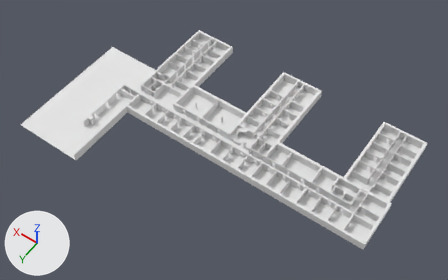
One commit to the Blender file Assets/Models/oett_2_for_unity.blend: the scene before it, then after it.
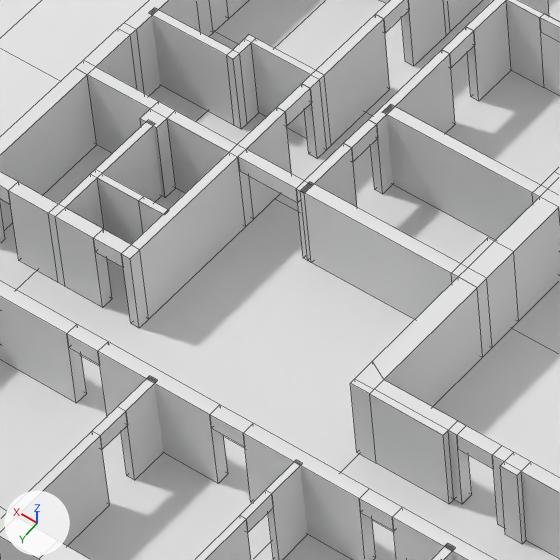
The first picture shows the older version from a 50 mm camera at (-149.8, 86.4, 132.7) aimed at (-89.6, 2.2, 0.3). The close-ups show both versions on the part from 32% to 43% of the width and 25% to 42% of the height of that picture; other places that the commit changed are outside them. Every picture has the same lights, and +X, +Y and +Z are marked at lower left. The close-ups show mesh edges as thin lines.

The older version as bpy lines, for what is in view:
```python
me_plane = bpy.data.meshes.new('Plane')
me_plane.from_pydata(...)  # 49 vertices, 31 faces; spans x -19.0..131.0, y -1.0..90.0, z 0.0
me_plane.materials.append(mat_floormaterial)  # white #e7e7e7
me_plane_000 = bpy.data.meshes.new('Plane.000')
me_plane_000.from_pydata(...)  # 788 vertices, 574 faces; spans x -209.6..-88.5, y -40.2..26.7, z 2.8..3.6
me_plane_000.materials.append(mat_wallmaterial)  # white #e7e7e7
me_plane_001 = bpy.data.meshes.new('Plane.001')
me_plane_001.from_pydata(...)  # 2966 vertices, 2791 faces; spans x -182.0..200.0, y -1.0..90.0, z 0.0..4.0
me_plane_001.materials.append(mat_wallmaterial)  # white #e7e7e7
ob_door_tops = bpy.data.objects.new('Door_Tops', me_plane_000)
ob_door_tops.location = (0.01, 0.01, 0.22)
ob_door_tops.scale = (0.628, 0.628, 0.628)
ob_floor = bpy.data.objects.new('Floor', me_plane)
ob_floor.location = (-123.0, -26.12, 0.0)
ob_floor.scale = (0.628, 0.628, 0.628)
ob_walls = bpy.data.objects.new('Walls', me_plane_001)
ob_walls.location = (-97.52, -26.04, 0.22)
ob_walls.scale = (0.209, 0.628, 0.628)
```
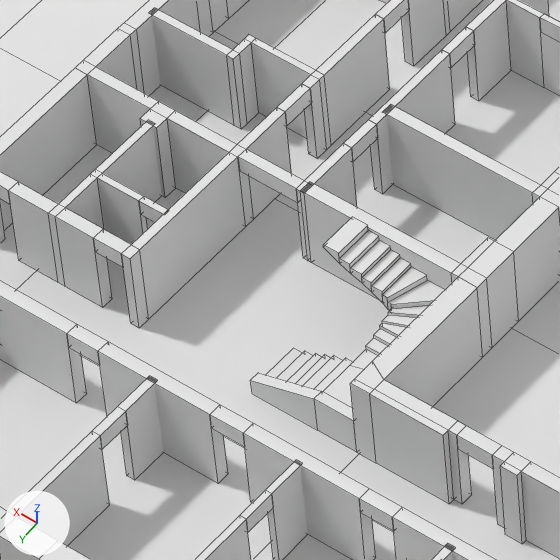
The change, as a list of edits to the scene's bpy script:
```text
Change me_plane_001:
    used by ob_walls; location = (-97.52, -26.04, 0.22); scale = (0.209, 0.628, 0.628)
    remove me_plane_001.from_pydata(...)  # 2966 vertices, 2791 faces; spans x -182.0..200.0, y -1.0..90.0, z 0.0..4.0
    add me_plane_001.from_pydata(...)  # 2970 vertices, 2794 faces; spans x -182.0..200.0, y -1.0..90.0, z 0.0..4.0
    me_plane_001 part 1
    3 faces are deleted
    4 vertices are added at (158.0, 41.0, 3.0), (158.0, 41.0, 3.0), (161.0, 41.0, 3.0), (161.0, 41.0, 3.0)
    6 new faces join them
Add me_plane_007:
    me_plane_007.from_pydata(...)  # 134 vertices, 130 faces; spans x -71.54..-68.31, y -2.92..1.25, z 0.0..2.58
    me_plane_007.materials.append(mat_wallmaterial)  # white #e7e7e7
Add ob_stairs_2:
    ob_stairs_2 = bpy.data.objects.new('Stairs_2', me_plane_007)
    ob_stairs_2.location = (0.0, 0.0, 0.0)
```

What differs and where, as boxes [x1, y1, x2, y2] in the close-ups (560 x 560 px):
'Stairs_2', added
    after: [250, 217, 444, 452]
part 1 of me_plane_001, built on
    both: [139, 201, 163, 233]
